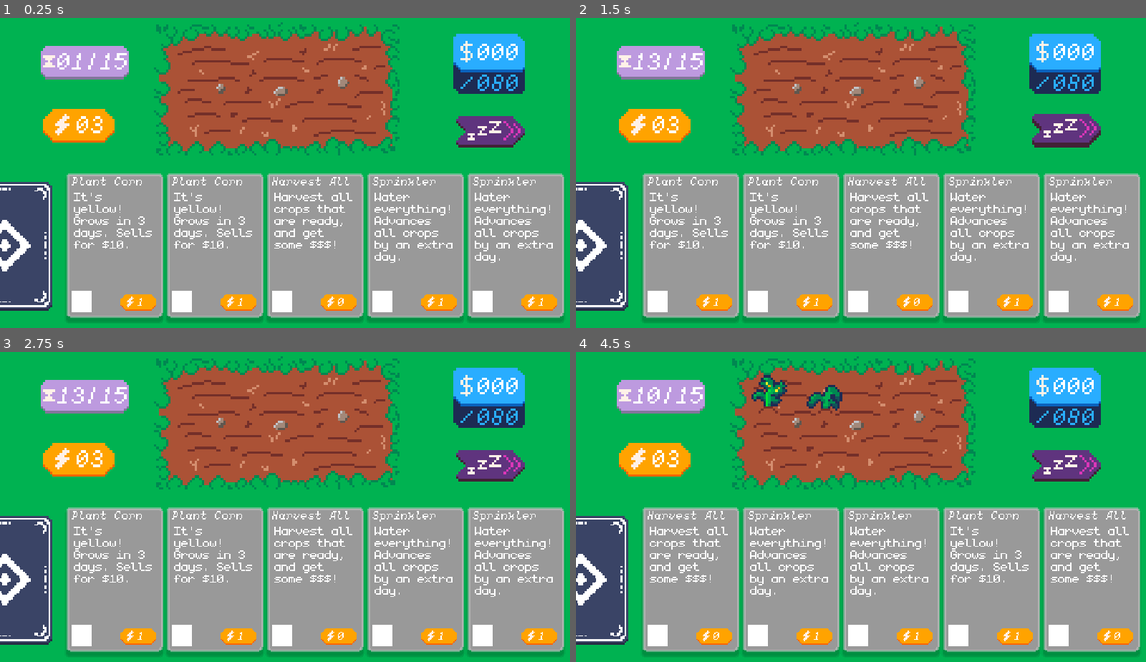
Above: before the commit, frames 1-4 (two rows, left to right).
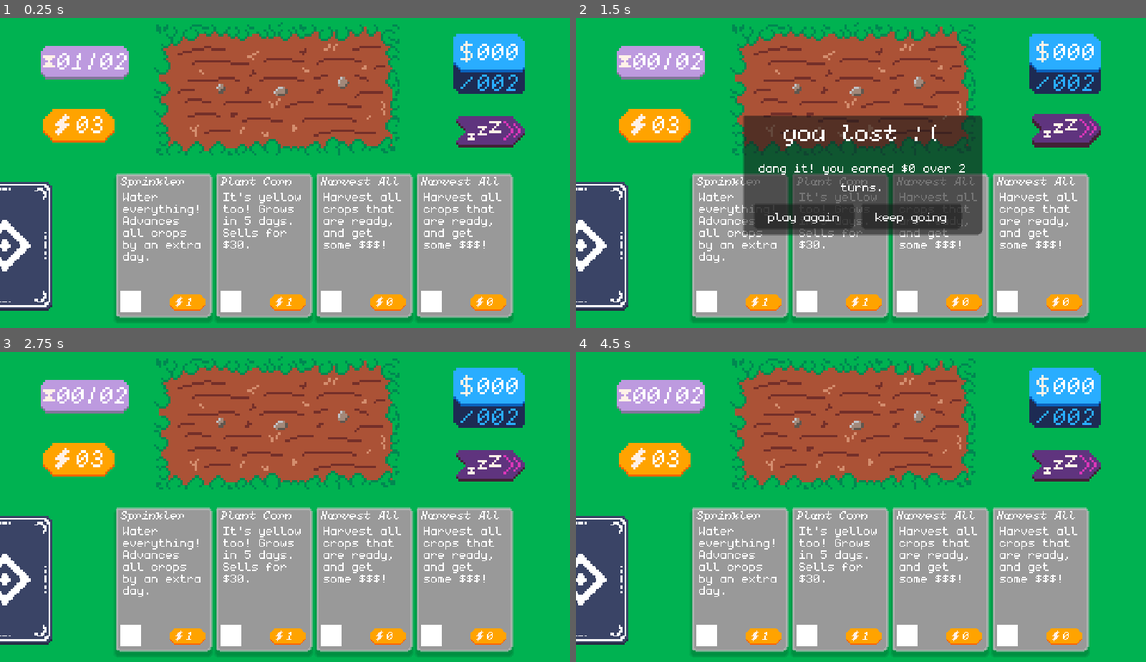
Above: after the commit, the same moments.

Repository: Hex-4/carden
Game: Godot game, scene res://main-test.tscn
The game is run twice, just before and just after one commit, with the same random seed, the same clock (stepped at 60 frames per second) and the same inputs.
Inputs (mouse positions are in pixels of both pictures, inside the frame that each line leads up to):
- Up to frame 1 (0.25 s): no input
- Up to frame 2 (1.5 s): click (1066, 129) at 0.5 s; click (1066, 129) at 1.25 s
- Up to frame 3 (2.75 s): click (336, 550) at 2 s, where only the run after the commit has a clickable "keep going"
- Up to frame 4 (4.5 s): tap Enter at 2.75, 4.25 s; drag from (690, 578) to (918, 438) at 2.77 s; tap Space at 3.5 s; drag from (741, 578) to (832, 572) at 3.52 s; move the mouse to (741, 578) at 4.27 s; hold Right from 4.28 s (still down); tap Alt at 4.35 s; click (741, 578) at 4.42 s

The runs differ from the first frame. In frame 1, 20% of the frame differs, in the area x 11-99%, y 11-99%; in frame 2, 34%, in the area x 10-99%, y 11-99%; in frame 3, 20%; in frame 4, 21%.

Commit message:
finished, I think!

Diff:
--- /dev/null
+++ b/infra/OverPrompt.gd
@@ -0,0 +1,34 @@
+extends Panel
+
+@onready var gm: GameManager = owner
+
+
+# Called when the node enters the scene tree for the first time.
+func _ready() -> void:
+	visible = false
+
+
+# Called every frame. 'delta' is the elapsed time since the previous frame.
+func _process(delta: float) -> void:
+	pass
+
+func win():
+	$Label.text = "you win!"
+	$Label2.text = "nice job! you earned $%d over %d turns." % [gm.cash, (gm.total_days - gm.days_left)]
+
+	visible = true
+
+func lose():
+	$Label.text = "you lost :("
+	$Label2.text = "dang it! you earned $%d over %d turns." % [gm.cash, (gm.total_days - gm.days_left)]
+
+	visible = true
+
+
+func _on_keep_pressed() -> void:
+	gm.infinite = true
+	visible = false
+
+
+func _on_replay_pressed() -> void:
+	get_tree().reload_current_scene()
--- a/infra/scripts/card_lib.gd
+++ b/infra/scripts/card_lib.gd
@@ -5,12 +5,36 @@
 	var card = CardData.new()
 	card.card_name = "Plant Corn"
 	card.cost = 1
-	card.description = "It's yellow! Grows in 3 days. Sells for $10."
+	card.description = "It's yellow too! Grows in 5 days. Sells for $30."
 	card.needs_target = CardData.TargetType.NONE
 	card.requirement = func(gm: GameManager):
 		return gm.farm.has_space()
 	card.effect = func(gm: GameManager):
 		gm.farm.plant_corn()
+	return card
+
+static func radish_card():
+	var card = CardData.new()
+	card.card_name = "Plant Radish"
+	card.cost = 1
+	card.description = "Not a dad! Grows in 1 day. Sells for $3."
+	card.needs_target = CardData.TargetType.NONE
+	card.requirement = func(gm: GameManager):
+		return gm.farm.has_space()
+	card.effect = func(gm: GameManager):
+		gm.farm.plant_radish()
+	return card
+
+static func wheat_card():
+	var card = CardData.new()
+	card.card_name = "Plant Wheat"
+	card.cost = 1
+	card.description = "It's also yellow! Grows in 3 days. Sells for $10."
+	card.needs_target = CardData.TargetType.NONE
+	card.requirement = func(gm: GameManager):
+		return gm.farm.has_space()
+	card.effect = func(gm: GameManager):
+		gm.farm.plant_wheat()
 	return card
 
 static func water_card():
@@ -36,3 +60,90 @@
 	card.effect = func(gm: GameManager):
 		gm.harvest()
 	return card
+
+static func compost_card():
+	var card = CardData.new()
+	card.card_name = "Compost"
+	card.cost = 0
+	card.description = "Redraw your hand. The Earth says thanks!"
+	card.needs_target = CardData.TargetType.NONE
+	card.effect = func(gm: GameManager):
+		gm.compost()
+	return card
+
+static func deep_water_card():
+	var card = CardData.new()
+	card.card_name = "Deep Water"
+	card.cost = 2
+	card.description = "That's a lot of water! Advance all crops by 2 turns."
+	card.needs_target = CardData.TargetType.NONE
+	card.requirement = func(gm: GameManager):
+		return gm.farm.has_crops()
+	card.effect = func(gm: GameManager):
+		gm.farm.update_board()
+		gm.farm.update_board()
+	return card
+
+static func bulk_plant_card():
+	var card = CardData.new()
+	card.card_name = "Bulk Plant"
+	card.cost = 3
+	card.description = "Fill every open tile with a radish! So this is where all of Dadish's kids are..."
+	card.needs_target = CardData.TargetType.NONE
+	card.requirement = func(gm: GameManager):
+		return gm.farm.has_space()
+	card.effect = func(gm: GameManager):
+		while gm.farm.has_space():
+			gm.farm.plant_radish()
+	return card
+
+static func market_card():
+	var card = CardData.new()
+	card.card_name = "Market"
+	card.cost = 0
+	card.description = "If 3+ crops are sold on this turn (after this card is played), get an extra $10."
+	card.needs_target = CardData.TargetType.NONE
+	card.effect = func(gm: GameManager):
+		gm.market_count = 0
+	return card
+
+static func coffee_card():
+	var card = CardData.new()
+	card.card_name = "Coffee"
+	card.cost = 1
+	card.description = "Tasty! Gain +2 energy next turn."
+	card.needs_target = CardData.TargetType.NONE
+	card.effect = func(gm: GameManager):
+		gm.coffee_energy = 2
+	return card
+
+static func get_starter_deck() -> Array[CardData]:
+	return [
+		# Fast economy
+		radish_card(),
+		radish_card(),
+		radish_card(),
+		radish_card(),
+
+		# Medium crops
+		wheat_card(),
+		wheat_card(),
+
+		# Slow payoff
+		corn_card(),
+
+		# Core utility
+		water_card(),
+		water_card(),
+		harvest_card(),
+		harvest_card(),
+		harvest_card(),
+		harvest_card(),
+
+		# Spicy decision cards
+		compost_card(),
+		deep_water_card(),
+		bulk_plant_card(),
+		market_card(),
+		coffee_card(),
+	]
--- a/infra/scripts/farm.gd
+++ b/infra/scripts/farm.gd
@@ -1,5 +1,7 @@
 extends TileMapLayer
 class_name Farm
+
+@onready var gm: GameManager = owner
 
 var tiles: Array[CropTile] = [
 	CropTile.new(),
@@ -68,6 +70,34 @@
 
 	set_cell(coords_to_tiles[empty_idx], 0, Vector2(0, 0))
 
+func plant_radish():
+	var empty_idx = tiles.find_custom(is_crop_empty.bind())
+	var c: CropTile = tiles[empty_idx]
+
+	c.crop_type = "radish"
+	c.is_empty = false
+	c.planted_by = CardLib.corn_card()
+	c.turns_remaining = 1
+	c.max_turns = 1
+	c.atlas_id = 1
+	c.sells_for = 3
+
+	set_cell(coords_to_tiles[empty_idx], 1, Vector2(0, 0))
+
+func plant_wheat():
+	var empty_idx = tiles.find_custom(is_crop_empty.bind())
+	var c: CropTile = tiles[empty_idx]
+
+	c.crop_type = "wheat"
+	c.is_empty = false
+	c.planted_by = CardLib.corn_card()
+	c.turns_remaining = 2
+	c.max_turns = 2
+	c.atlas_id = 2
+	c.sells_for = 7
+
+	set_cell(coords_to_tiles[empty_idx], 2, Vector2(0, 0))
+
 func update_board():
 	for tile_idx in tiles.size():
 		var tile = tiles[tile_idx]
@@ -87,5 +117,7 @@
 		if not tile.is_empty and tile.turns_remaining == 0:
 			cash_this_harvest += tile.sells_for
 			tile.reset()
+			if gm.market_count >= 0:
+				gm.market_count += 1
 			erase_cell(coords_to_tiles[tile_idx])
 	return cash_this_harvest
--- a/infra/scripts/game_manager.gd
+++ b/infra/scripts/game_manager.gd
@@ -13,9 +13,9 @@
 
 var cash = 0
 
-var cash_goal = 80
+var cash_goal = 2
 
-@export var total_days: int = 15
+@export var total_days: int = 2
 
 var days_left: int = 1
 
@@ -25,25 +25,19 @@
 
 var discards: Array[CardData] = []
 
+var market_count: int = -1
+
+var coffee_energy = 0
+
+var cards_played_this_turn = 0
+
+@onready var panel = $Screen/Panel
+
+var infinite = false
+
 # Called when the node enters the scene tree for the first time.
 func _ready() -> void:
-	deck = [
-		CardLib.corn_card(),
-		CardLib.corn_card(),
-		CardLib.corn_card(),
-		CardLib.water_card(),
-		CardLib.water_card(),
-		CardLib.corn_card(),
-		CardLib.corn_card(),
-		CardLib.corn_card(),
-		CardLib.water_card(),
-		CardLib.water_card(),
-		CardLib.harvest_card(),
-		CardLib.harvest_card(),
-		CardLib.harvest_card(),
-		CardLib.harvest_card(),
-
-	]
+	deck = CardLib.get_starter_deck()
 
 	hud.energy.text = "%02d" % energy
 	hud.days_left.text = "%02d/%02d" % [days_left, total_days]
@@ -67,7 +61,8 @@
 func draw() -> void:
 	var hand_size: int = hand.get_child_count()
 
-	while hand_size < 5:
+
+	while hand_size < 4:
 		if deck.is_empty():
 			reshuffle_discard()
 		if deck.is_empty():
@@ -85,6 +80,9 @@
 	cash += farm.harvest()
 	hud.cash.text = "%03d" % cash
 
+	if cash > cash_goal and !infinite:
+		panel.win()
+
 func add_card_to_hand(data: CardData) -> BaseCard:
 	var new_card: BaseCard = base_card_scene.instantiate()
 
@@ -101,14 +99,50 @@
 		card.data.effect.call(self)
 		discards.append(card.data)
 		card.queue_free()
+		cards_played_this_turn += 1
 
 
+func compost():
+	for node in hand.get_children():
+		hand.remove_child(node)
+		node.queue_free()
+	draw()
+
 func turn_end():
+
+
 	days_left -= 1
 	farm.update_board()
+	var has_playable_card = false
+	for card_visual in hand.get_children():
+		if card_visual.data.requirement.call(self):
+			has_playable_card = true
+			break
+
+	if not has_playable_card and hand.get_child_count() > 0:
+		var card_to_drop = hand.get_child(0)  # drop first card
+		discards.append(card_to_drop.data)
+		hand.remove_child(card_to_drop)
+		card_to_drop.queue_free()
 	draw()
 	update_energy(3)
+	if coffee_energy > 0:
+		update_energy(energy + coffee_energy)
+		coffee_energy = 0
+	if market_count >= 3:
+		cash += 10
+		hud.cash.text = "%03d" % cash
 	hud.days_left.text = "%02d/%02d" % [days_left, total_days]
+	if infinite:
+		hud.days_left.text = "%02d" % days_left
+	cards_played_this_turn = 0
+
+	if !infinite:
+		if cash > cash_goal:
+			panel.win()
+
+		if days_left < 1:
+			panel.lose()
 
 # Called every frame. 'delta' is the elapsed time since the previous frame.
 func _process(delta: float) -> void:
--- a/main-test.tscn
+++ b/main-test.tscn
@@ -1,16 +1,20 @@
-[gd_scene load_steps=17 format=3 uid="uid://btn12n75otxaf"]
+[gd_scene load_steps=23 format=3 uid="uid://btn12n75otxaf"]
 
 [ext_resource type="Texture2D" uid="uid://cb6o10lqbkm0u" path="res://art-sources/energy-pill.png" id="3_1kwsd"]
 [ext_resource type="Texture2D" uid="uid://c2smapoi7ts8o" path="res://art-sources/corn.png" id="3_g7jtv"]
 [ext_resource type="Script" uid="uid://cfjx3gq8snege" path="res://infra/scripts/game_manager.gd" id="4_1kwsd"]
 [ext_resource type="Texture2D" uid="uid://bupe615yjnvp7" path="res://art-sources/farm.png" id="4_g7jtv"]
 [ext_resource type="FontFile" uid="uid://vn6bc7r65hl5" path="res://monogram-extended-italic.ttf" id="4_k6y1p"]
+[ext_resource type="Texture2D" uid="uid://bijfu53pf3eo2" path="res://art-sources/radish.png" id="4_xerpa"]
 [ext_resource type="Script" uid="uid://mv8r7efth5py" path="res://infra/scripts/farm.gd" id="4_xgctr"]
+[ext_resource type="Texture2D" uid="uid://bxlohqaebnhan" path="res://art-sources/wheat.png" id="5_wipo2"]
 [ext_resource type="Script" uid="uid://g6i4wt0oliwq" path="res://infra/hud.gd" id="5_xgctr"]
 [ext_resource type="Texture2D" uid="uid://qmkj1jklx1t1" path="res://art-sources/next-day-button.png" id="8_8hwim"]
 [ext_resource type="Texture2D" uid="uid://djrgpoburnjus" path="res://testcard.png" id="8_chv7t"]
 [ext_resource type="Texture2D" uid="uid://c2sb5ljkc5tv5" path="res://art-sources/days.png" id="8_dc63s"]
 [ext_resource type="Texture2D" uid="uid://dqdrssc5w8qs1" path="res://art-sources/cash.png" id="8_uj76s"]
+[ext_resource type="Script" uid="uid://ddn5dp5iq0pax" path="res://infra/OverPrompt.gd" id="14_sjj73"]
+[ext_resource type="FontFile" uid="uid://birqjwiwc2yjv" path="res://monogram-extended.ttf" id="15_o66n6"]
 
 [sub_resource type="TileSetAtlasSource" id="TileSetAtlasSource_k6y1p"]
 resource_name = "corn"
@@ -21,9 +25,27 @@
 2:0/0 = 0
 3:0/0 = 0
 
+[sub_resource type="TileSetAtlasSource" id="TileSetAtlasSource_wipo2"]
+texture = ExtResource("4_xerpa")
+texture_region_size = Vector2i(24, 24)
+0:0/0 = 0
+1:0/0 = 0
+2:0/0 = 0
+3:0/0 = 0
+
+[sub_resource type="TileSetAtlasSource" id="TileSetAtlasSource_uyli6"]
+texture = ExtResource("5_wipo2")
+texture_region_size = Vector2i(24, 24)
+0:0/0 = 0
+1:0/0 = 0
+2:0/0 = 0
+3:0/0 = 0
+
 [sub_resource type="TileSet" id="TileSet_xgctr"]
 tile_size = Vector2i(24, 24)
 sources/0 = SubResource("TileSetAtlasSource_k6y1p")
+sources/1 = SubResource("TileSetAtlasSource_wipo2")
+sources/2 = SubResource("TileSetAtlasSource_uyli6")
 
 [sub_resource type="AtlasTexture" id="AtlasTexture_dc63s"]
 atlas = ExtResource("8_8hwim")
@@ -236,3 +258,69 @@
 offset_bottom = 466.0
 scale = Vector2(0.333, 0.333)
 texture = ExtResource("8_chv7t")
+
+[node name="Panel" type="Panel" parent="Screen"]
+custom_minimum_size = Vector2(200, 100)
+layout_mode = 1
+anchors_preset = 8
+anchor_left = 0.5
+anchor_top = 0.5
+anchor_right = 0.5
+anchor_bottom = 0.5
+offset_left = -20.0
+offset_top = -20.0
+offset_right = 20.0
+offset_bottom = 20.0
+grow_horizontal = 2
+grow_vertical = 2
+script = ExtResource("14_sjj73")
+
+[node name="Label" type="Label" parent="Screen/Panel"]
+layout_mode = 1
+anchors_preset = -1
+anchor_right = 1.0
+theme_override_fonts/font = ExtResource("4_k6y1p")
+theme_override_font_sizes/font_size = 32
+text = "you win!"
+horizontal_alignment = 1
+
+[node name="Label2" type="Label" parent="Screen/Panel"]
+layout_mode = 1
+anchors_preset = -1
+anchor_top = 0.25
+anchor_right = 1.0
+anchor_bottom = 0.79
+grow_horizontal = 2
+grow_vertical = 2
+theme_override_fonts/font = ExtResource("15_o66n6")
+horizontal_alignment = 1
+vertical_alignment = 1
+autowrap_mode = 2
+metadata/_edit_use_anchors_ = true
+
+[node name="replay" type="Button" parent="Screen/Panel"]
+layout_mode = 1
+anchors_preset = -1
+anchor_left = 0.045
+anchor_top = 0.74
+anchor_right = 0.465
+anchor_bottom = 0.95
+theme_override_fonts/font = ExtResource("15_o66n6")
+theme_override_font_sizes/font_size = 16
+text = "play again"
+metadata/_edit_use_anchors_ = true
+
+[node name="keep" type="Button" parent="Screen/Panel"]
+layout_mode = 1
+anchors_preset = -1
+anchor_left = 0.495
+anchor_top = 0.74
+anchor_right = 0.915
+anchor_bottom = 0.95
+theme_override_fonts/font = ExtResource("15_o66n6")
+theme_override_font_sizes/font_size = 16
+text = "keep going"
+metadata/_edit_use_anchors_ = true
+
+[connection signal="pressed" from="Screen/Panel/replay" to="Screen/Panel" method="_on_replay_pressed"]
+[connection signal="pressed" from="Screen/Panel/keep" to="Screen/Panel" method="_on_keep_pressed"]
Binary file added: art-sources/radish.aseprite
Binary file added: art-sources/radish.png
Not shown, added: art-sources/radish.png.import
Binary file added: art-sources/wheat.aseprite
Binary file added: art-sources/wheat.png
Not shown, added: art-sources/wheat.png.import
Not shown, added: infra/OverPrompt.gd.uid
